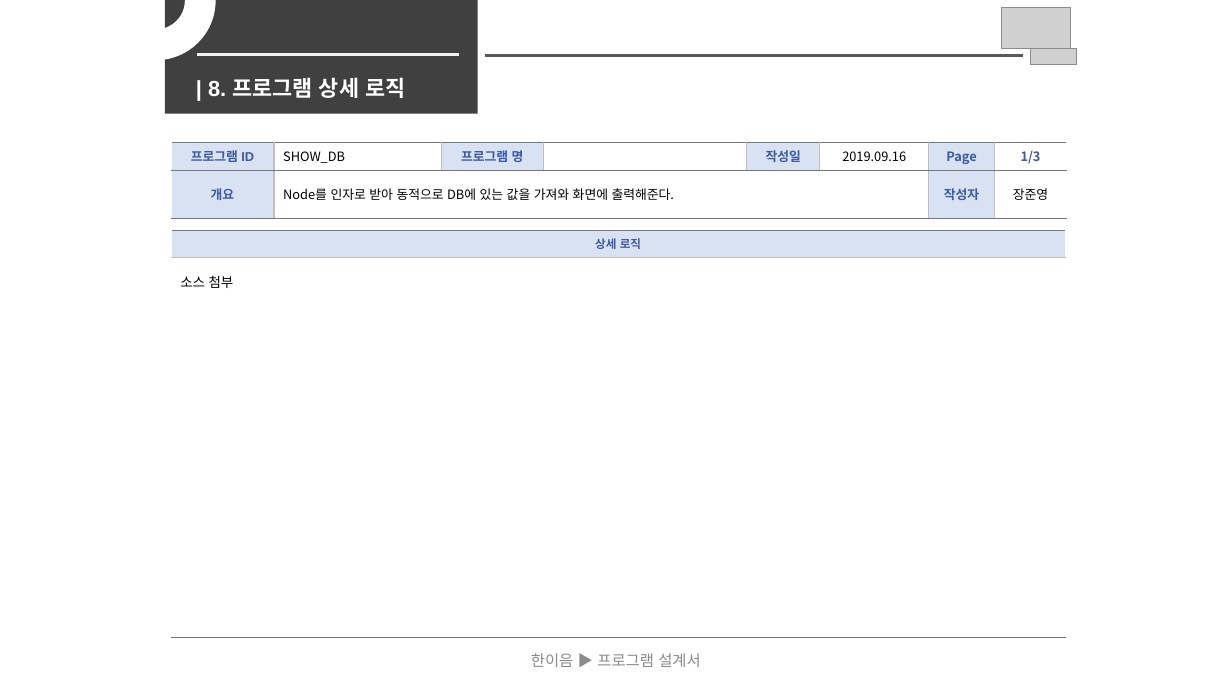
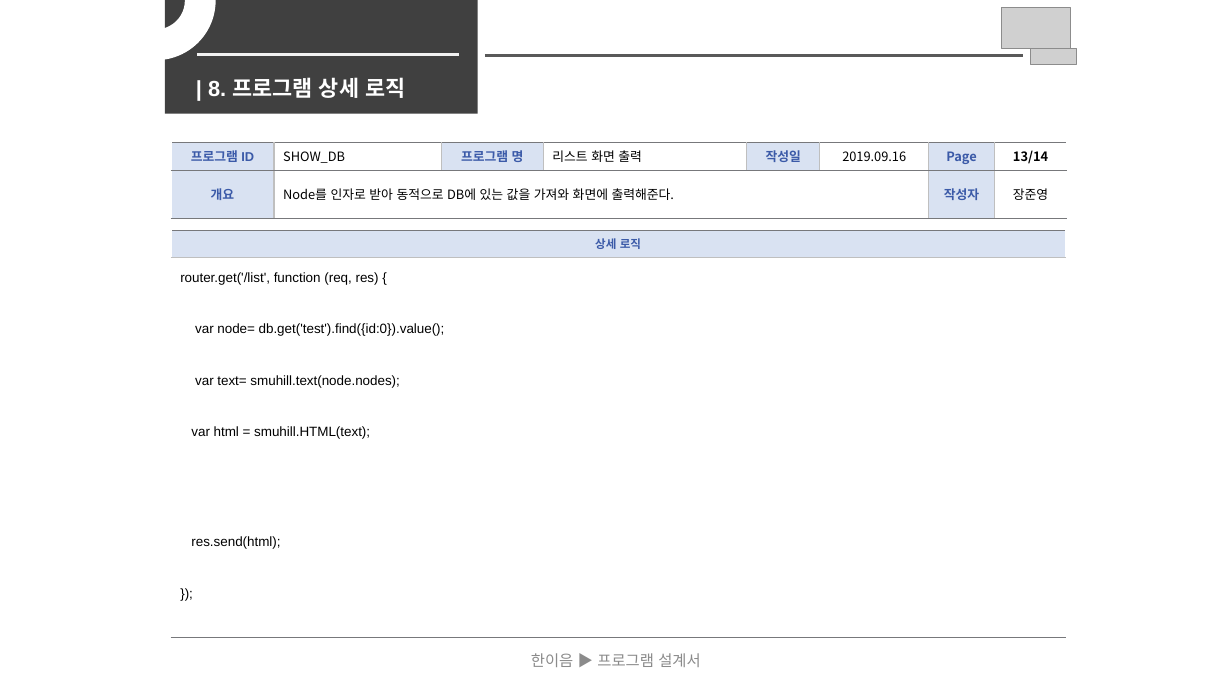
Before and after one commit to Hanswind/smuhill, a slide deck: slide 13 of documents/Output_Documents/개발산출물.pptx. Drawn at 1232x693 pixels with LibreOffice and Linux fonts; fonts in the diff are those of the drawing; grey boxes stand for pictures. Boxes give left, top, right and bottom in pixels: in the first picture for what was removed or moved away, otherwise in the second. Text is boxed around its words. In the diff, an @@ line names an element or a change of style, - is before the commit and + after.

```diff
--- a/documents/Output_Documents/개발산출물.pptx
+++ b/documents/Output_Documents/개발산출물.pptx
@@ table at box(171, 142, 1067, 218) @@
-row 1, column 4: 
+row 1, column 4: 리스트 화면 출력
-row 1, column 8: 1/3
+row 1, column 8: 13/14
@@ table at box(171, 230, 1066, 638) @@
-row 2, column 1: 소스 첨부
+row 2, column 1: router.get('/list', function (req, res) { / var node= db.get('test').find({id:0}).value(); / var text= smuhill.text(node.nodes); / var html = smuhill.HTML(text); / res.send(html); / });
```
Also in this commit, not shown: 11 other slides changed, 2 slides added, 2 slides removed, 2 other files.
